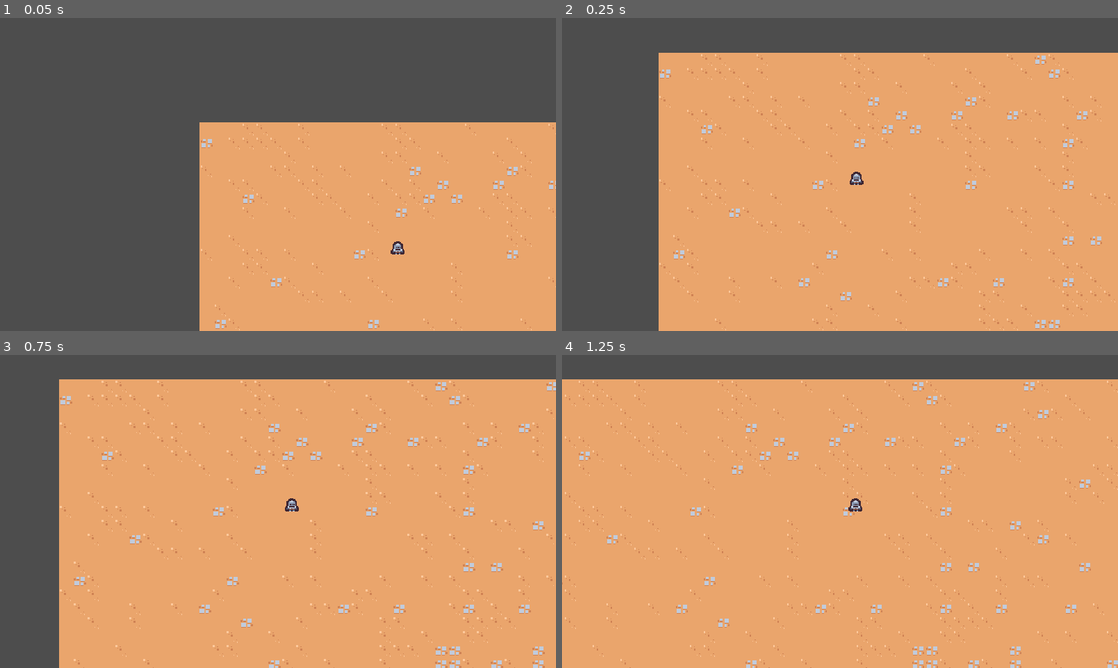
Above: before the commit, frames 1-4 (two rows, left to right).
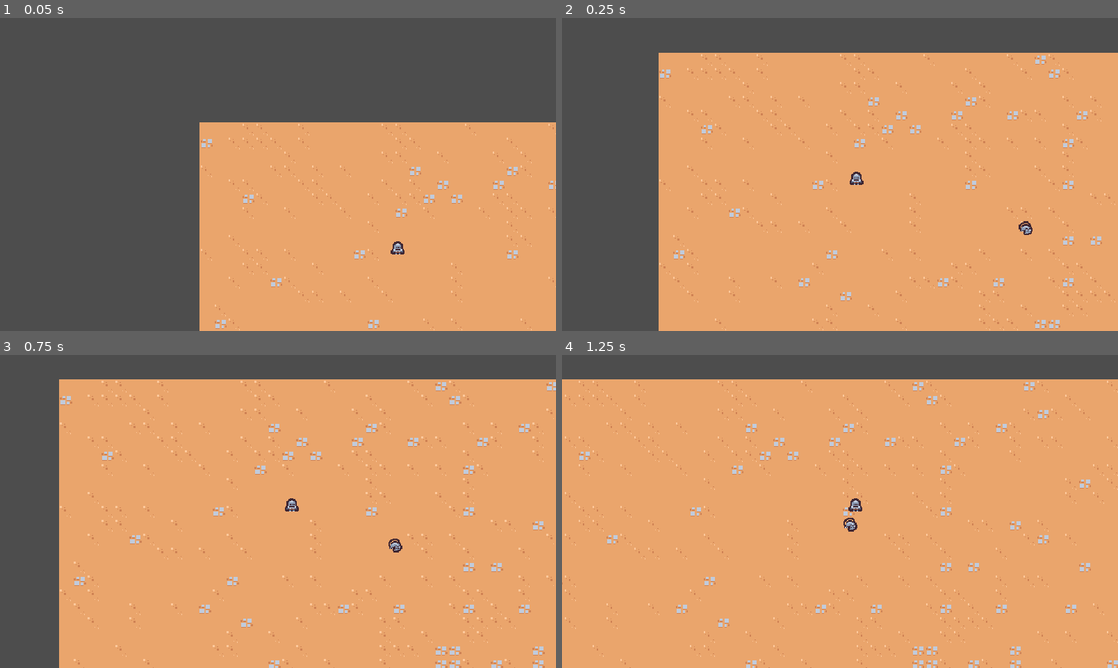
Above: after the commit, the same moments.

Repository: hakrimryu/GD_PJ_VASU
Game: Godot game, scene res://Scenes/main/main.tscn
The game is run twice, just before and just after one commit, with the same random seed, the same clock (stepped at 60 frames per second) and the same inputs.
Inputs:
- Up to frame 1 (0.05 s): no input
- Up to frame 2 (0.25 s): no input
- Up to frame 3 (0.75 s): hold D (move_right) from 0.53 s (still down)
- Up to frame 4 (1.25 s): keep holding D (move_right)

Frame 1 is identical in both runs. In frame 2, less than 0.1% of the frame differs, in the area x 82-85%, y 64-70%; in frame 3, less than 0.1%; in frame 4, less than 0.1%.

Commit message:
Added base monsters and player tracking functionality

Diff:
--- a/Scenes/Player/player.tscn
+++ b/Scenes/Player/player.tscn
@@ -7,6 +7,7 @@
 radius = 5.0
 
 [node name="Player" type="CharacterBody2D" groups=["player"]]
+collision_layer = 0
 script = ExtResource("1_a3d8c")
 
 [node name="Sprite2D" type="Sprite2D" parent="."]
--- /dev/null
+++ b/Scenes/basic_enemy/basic_enemy.gd
@@ -0,0 +1,19 @@
+extends CharacterBody2D
+
+const MAX_SPEED = 75
+
+func _ready() -> void:
+	pass # Replace with function body.
+
+func _physics_process(_delta: float) -> void:
+	var direction = get_direction_to_player()
+	velocity = direction * MAX_SPEED
+	move_and_slide()
+
+func get_direction_to_player():
+	var player_nodes = get_tree().get_first_node_in_group("player") as Node2D
+
+	if player_nodes != null:
+		return (player_nodes.global_position - global_position).normalized()
+
+	return Vector2.ZERO
--- /dev/null
+++ b/Scenes/basic_enemy/basic_enemy.tscn
@@ -0,0 +1,19 @@
+[gd_scene load_steps=4 format=3 uid="uid://gf2p01norcdh"]
+
+[ext_resource type="Script" uid="uid://b5wgd7xfnr6yc" path="res://Scenes/basic_enemy/basic_enemy.gd" id="1_2vdan"]
+[ext_resource type="Texture2D" uid="uid://cbfwguof0dm7n" path="res://Scenes/basic_enemy/basic_enemy.png" id="1_12g7b"]
+
+[sub_resource type="CircleShape2D" id="CircleShape2D_12g7b"]
+radius = 5.0
+
+[node name="BasicEnemy" type="CharacterBody2D"]
+collision_layer = 0
+script = ExtResource("1_2vdan")
+
+[node name="Sprite2D" type="Sprite2D" parent="."]
+texture = ExtResource("1_12g7b")
+offset = Vector2(0, -4)
+
+[node name="CollisionShape2D" type="CollisionShape2D" parent="."]
+position = Vector2(0, -5)
+shape = SubResource("CircleShape2D_12g7b")
--- a/Scenes/main/main.tscn
+++ b/Scenes/main/main.tscn
@@ -1,8 +1,9 @@
-[gd_scene load_steps=4 format=3 uid="uid://dqseie8nwf7so"]
+[gd_scene load_steps=5 format=3 uid="uid://dqseie8nwf7so"]
 
 [ext_resource type="PackedScene" uid="uid://nhj5ax2mk6lr" path="res://Scenes/game_camera/gmae_camera.tscn" id="1_4etoo"]
 [ext_resource type="PackedScene" uid="uid://docpvcek2xt12" path="res://Scenes/Player/player.tscn" id="1_b20jg"]
 [ext_resource type="TileSet" uid="uid://ul4ho7khu66" path="res://Resources/tileset.tres" id="1_w1fgp"]
+[ext_resource type="PackedScene" uid="uid://gf2p01norcdh" path="res://Scenes/basic_enemy/basic_enemy.tscn" id="4_wcurd"]
 
 [node name="Main" type="Node"]
 
@@ -15,3 +16,6 @@
 
 [node name="Player" parent="." instance=ExtResource("1_b20jg")]
 position = Vector2(228, 152)
+
+[node name="BasicEnemy" parent="." instance=ExtResource("4_wcurd")]
+position = Vector2(441, 210)
Not shown, added: Scenes/basic_enemy/basic_enemy.gd.uid
Binary file added: Scenes/basic_enemy/basic_enemy.png
Not shown, added: Scenes/basic_enemy/basic_enemy.png.import
